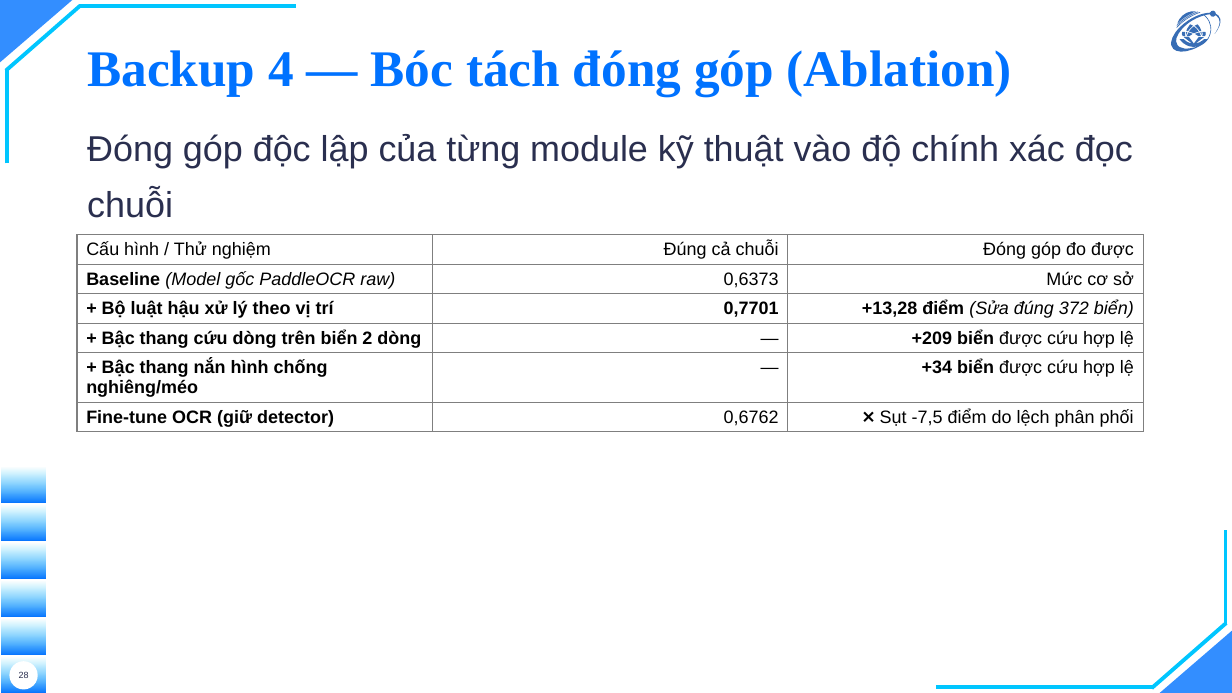
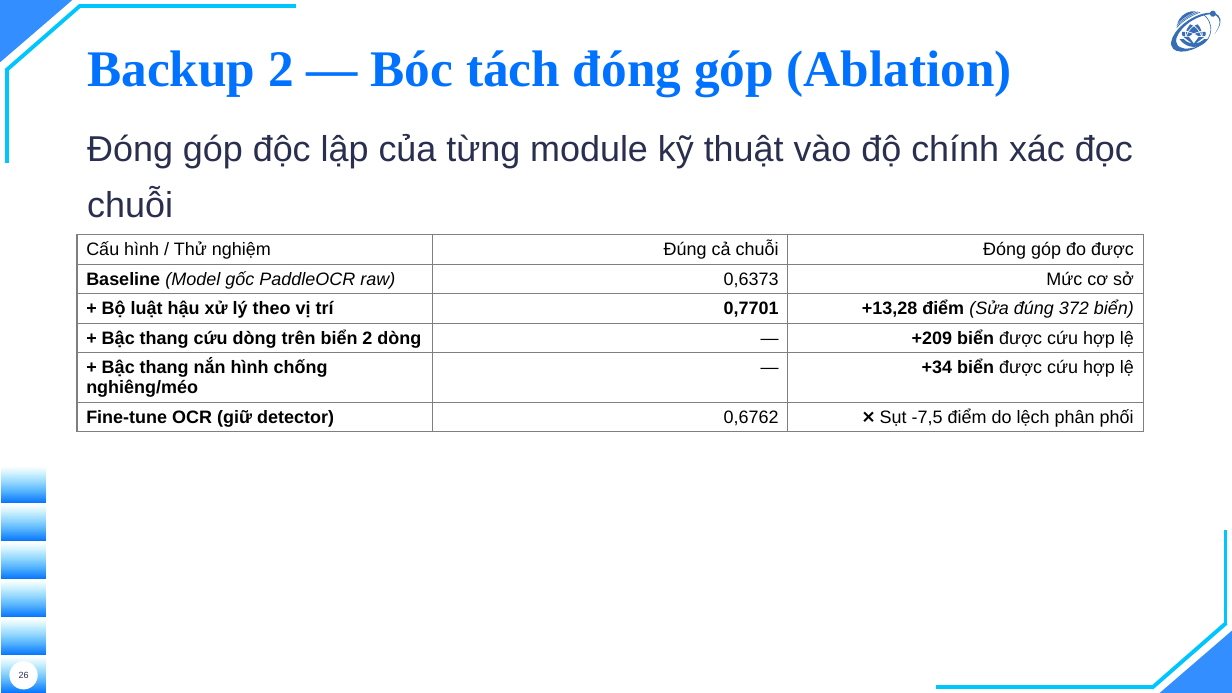
Before and after one commit to hieunguyen2604/alpr-do-an-mon-hoc, a slide deck: slide 26 of docs/slides/slides.pptx (slide 28 before the commit). Drawn at 1232x693 pixels with LibreOffice and Linux fonts; fonts in the diff are those of the drawing; background and template pictures are left out. Boxes give left, top, right and bottom in pixels: in the first picture for what was removed or moved away, otherwise in the second. Text is boxed around its words. In the diff, an @@ line names an element or a change of style, - is before the commit and + after.

Commit message:
slides: rut backup 8 -> 4, tong 28 slide
Theo chi dinh: 24 slide chinh + 4 backup.
  Backup 1  Error Analysis      (tu Backup 3 cu)
  Backup 2  Ablation Study      (tu Backup 4 cu)
  Backup 3  Tra nhanh so lieu   (tu Backup 7 cu)
  Backup 4  YOLO11 + PaddleOCR  (gop hai bang kien truc thanh mot bang hai cot)
Bo: Sieu tham so va huan luyen · Tai lieu tham khao chinh · Kich ban demo.

Bang gop giu bon dong quan trong nhat cho moi mo hinh — backbone, co che dac
trung, dau ra, quy mo — kem con so da do (mAP 0,9829 va 1-CER 94,83%). Cac dong
bi bo (neck rieng, chi tiet loss) deu con trong quyen o 2.3.2 va 2.4.2.

MOT LOI TOI TU GAY RA VA TU BAT: lan dung dau ra 29 slide chu khong phai 28. Ly
do la toi dat mot cau dan NGAY SAU bang trong Backup 4 — vi pham dung quy uoc
ghi trong chinh dau tep 10-slides.md: "Bang hoac hinh phai la khoi CUOI CUNG cua
slide", vi pandoc cat sang slide moi o moi thu dung sau mot bang. Chuyen cau len
tren bang, ra dung 28.

Do duoc: pptx 28 slide; 50 so tren slide doi chieu voi quyen, bon so khong khop
truc tiep deu la LAM TRON dung (0,7526 -> 0,753; 0,9483 -> 94,83%); 1004 test qua.

```diff
--- a/docs/slides/slides.pptx
+++ b/docs/slides/slides.pptx
@@ title at <box>87,50,1012,97</box>: text changed @@
-Backup 4 — Bóc tách đóng góp (Ablation)
+Backup 2 — Bóc tách đóng góp (Ablation)
```
Also in this commit, not shown: 3 other slides changed, 4 slides removed, 4 other files.
